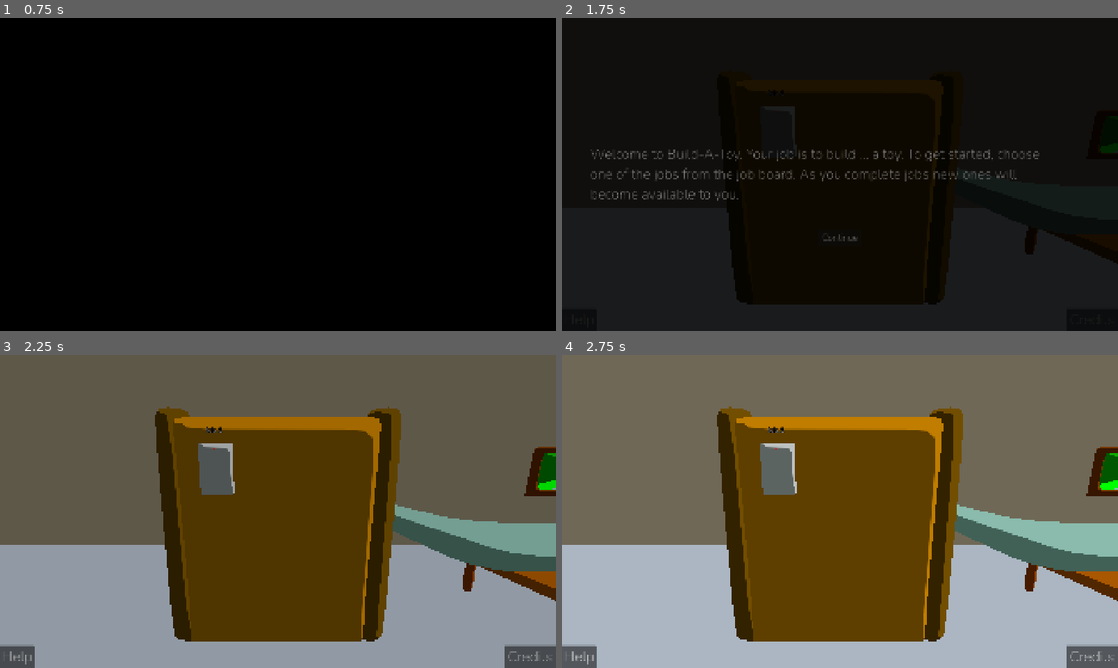
Above: before the commit, frames 1-4 (two rows, left to right).
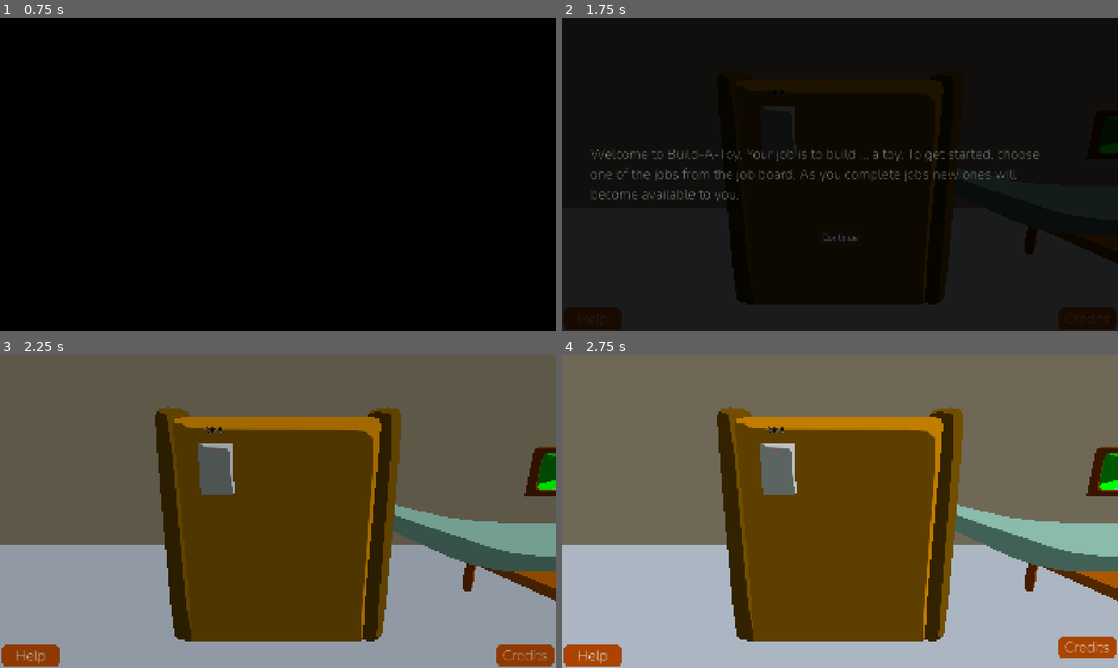
Above: after the commit, the same moments.

Repository: VanceOD/assembly-line
Game: Godot game, scene res://spaces/work_shop/work_shop.tscn
Two runs of this game, one before a commit and one after it. Both use one fixed random seed, a clock stepped at 60 frames per second and the inputs below.
Inputs:
- Up to frame 1 (0.75 s): click "Help" at 0.5 s
- Up to frame 2 (1.75 s): click "Credits" at 1.25 s
- Up to frame 3 (2.25 s): click "Continue" at 2 s
- Up to frame 4 (2.75 s): no input

Frame 1 is identical in both runs. In frame 2, 0.5% of the frame differs, in the area x 0-100%, y 92-100%; in frame 3, 1.6%; in frame 4, 1.8%, in the area x 0-100%, y 90-100%.

Commit message:
buttons more noticeable

Diff:
--- /dev/null
+++ b/spaces/work_shop/button_icon_logic.gd
@@ -0,0 +1,41 @@
+extends Button
+
+const BUTTON_PRESSED_ICON = preload("uid://cbwkdc0lwk0lq")
+const BUTTON_UNPRESSED_ICON = preload("uid://sgopj4hh4flf")
+const BUTTON_MOUSE_OVER_ICON = preload("uid://baxbuyqoere6l")
+
+var is_waving := false
+
+func wave(amount := 2) -> void:
+	if is_waving: return
+	is_waving = true
+	var stored_position := position
+	var wave_position := position + Vector2(0.0, -30.0)
+	var tween_phase_length := 0.50
+	var tween := get_tree().create_tween().bind_node(self).set_ease(Tween.EASE_IN_OUT).set_trans(Tween.TRANS_QUAD)
+	for i in amount:
+		tween.tween_property(self, "position", wave_position, tween_phase_length)
+		tween.tween_property(self, "position", stored_position, tween_phase_length)
+	tween.tween_property(self, "is_waving", false, 0)
+
+func _ready() -> void:
+	icon = BUTTON_UNPRESSED_ICON
+	icon_alignment = HORIZONTAL_ALIGNMENT_CENTER
+	flat = true
+	button_down.connect(_on_button_down)
+	button_up.connect(_on_button_up)
+	mouse_entered.connect(_on_mouse_entered)
+	mouse_exited.connect(_on_mouse_exited)
+
+func _on_button_down() -> void:
+	icon = BUTTON_PRESSED_ICON
+
+func _on_button_up() -> void:
+	icon = BUTTON_UNPRESSED_ICON
+
+func _on_mouse_entered() -> void:
+	icon = BUTTON_MOUSE_OVER_ICON
+
+func _on_mouse_exited() -> void:
+	if icon == BUTTON_MOUSE_OVER_ICON:
+		icon = BUTTON_UNPRESSED_ICON
--- /dev/null
+++ b/spaces/work_shop/button_mouse_over_icon.svg
@@ -0,0 +1,27 @@
+<?xml version="1.0" encoding="UTF-8" standalone="no"?>
+<!-- Created with Inkscape (http://www.inkscape.org/) -->
+
+<svg
+   width="117.32647"
+   height="43.290489"
+   viewBox="0 0 117.32647 43.290489"
+   version="1.1"
+   id="svg1"
+   xmlns="http://www.w3.org/2000/svg"
+   xmlns:svg="http://www.w3.org/2000/svg">
+  <defs
+     id="defs1" />
+  <g
+     id="layer1"
+     transform="translate(-1.6452442,-43.084831)">
+    <rect
+       style="fill:#ff6600;stroke:none;stroke-linecap:round"
+       id="rect1"
+       width="117.32648"
+       height="43.290489"
+       x="1.6452442"
+       y="43.084831"
+       rx="10.737383"
+       ry="20.37207" />
+  </g>
+</svg>
--- /dev/null
+++ b/spaces/work_shop/button_pressed_icon.svg
@@ -0,0 +1,27 @@
+<?xml version="1.0" encoding="UTF-8" standalone="no"?>
+<!-- Created with Inkscape (http://www.inkscape.org/) -->
+
+<svg
+   width="117.32647"
+   height="43.290489"
+   viewBox="0 0 117.32647 43.290489"
+   version="1.1"
+   id="svg1"
+   xmlns="http://www.w3.org/2000/svg"
+   xmlns:svg="http://www.w3.org/2000/svg">
+  <defs
+     id="defs1" />
+  <g
+     id="layer1"
+     transform="translate(-1.6452442,-43.084831)">
+    <rect
+       style="fill:#803300;stroke:none;stroke-linecap:round"
+       id="rect1"
+       width="117.32648"
+       height="43.290489"
+       x="1.6452442"
+       y="43.084831"
+       rx="10.737383"
+       ry="20.37207" />
+  </g>
+</svg>
--- /dev/null
+++ b/spaces/work_shop/button_unpressed_icon.svg
@@ -0,0 +1,27 @@
+<?xml version="1.0" encoding="UTF-8" standalone="no"?>
+<!-- Created with Inkscape (http://www.inkscape.org/) -->
+
+<svg
+   width="117.32647"
+   height="43.290489"
+   viewBox="0 0 117.32647 43.290489"
+   version="1.1"
+   id="svg1"
+   xmlns="http://www.w3.org/2000/svg"
+   xmlns:svg="http://www.w3.org/2000/svg">
+  <defs
+     id="defs1" />
+  <g
+     id="layer1"
+     transform="translate(-1.6452442,-43.084831)">
+    <rect
+       style="fill:#aa4400;stroke:none;stroke-linecap:round"
+       id="rect1"
+       width="117.32648"
+       height="43.290489"
+       x="1.6452442"
+       y="43.084831"
+       rx="10.737383"
+       ry="20.37207" />
+  </g>
+</svg>
--- a/spaces/work_shop/screen_fade.gd
+++ b/spaces/work_shop/screen_fade.gd
@@ -1,8 +1,11 @@
 extends ColorRect
 
+func _ready() -> void:
+	visible = true
 
 func fade_in():
 	var tween = get_tree().create_tween().bind_node(self)
+	visible = true
 	tween.tween_property(self, "modulate", Color(0.0, 0.0, 0.0, 0.0), 1.50)
 	tween.tween_property(self, "visible", false, 0.0)
 
--- a/spaces/work_shop/work_shop.gd
+++ b/spaces/work_shop/work_shop.gd
@@ -21,6 +21,7 @@
 var machine_reward = "dud"
 var job_to_unlock = "job_1"
 var is_help_pressed := false
+var hint_timer := 10.0
 
 var data := {
 	"unlocked_jobs": ["job_1"]
@@ -68,8 +69,10 @@
 	$ScreenFade.fade_in()
 	await get_tree().create_timer(0.40).timeout
 	$BackgroundMusic.play()
-
-func _physics_process(_delta: float) -> void:
+	await get_tree().create_timer(0.80).timeout
+	$Credits.wave()
+
+func _physics_process(delta: float) -> void:
 	match state:
 		State.CHOOSING_JOB:
 			if requested_state == State.ASSEMBLY_LINE:
@@ -77,50 +80,87 @@
 				$CameraPivot.move_to_marker($AssemblyLineFocalPoint)
 				$AssemblyLine.reset_assembly_line()
 				$BackButton.visible = true
+				$BackButton.text = "Home"
 				$Credits.visible = false
+				if data.get("unlocked_jobs").has("job_2"):
+					hint_timer = 100.0
+				else:
+					hint_timer = 10.0
 				return
 			if is_help_pressed == true:
 				add_child(JOB_TUTORIAL.instantiate())
 				is_help_pressed = false
 				return
+			if hint_timer > 0.0:
+				hint_timer -= delta
+			else:
+				hint_timer = 100.0
+				$HelpButton.wave()
 		State.ASSEMBLY_LINE:
 			if requested_state == State.CIRCUIT_BOARD:
 				state = requested_state
 				$CameraPivot.move_to_marker($CircuitBoardFocalPoint)
+				if data.get("unlocked_jobs").has("job_2"):
+					hint_timer = 100.0
+				else:
+					hint_timer = 10.0
 				return
 			if is_help_pressed == true:
 				add_child(ASSEMBLY_LINE_TUTORIAL.instantiate())
 				is_help_pressed = false
 				return
 			if requested_state == State.CHOOSING_JOB: return_to_job_board()
+			if hint_timer > 0.0:
+				hint_timer -= delta
+			else:
+				hint_timer = 100.0
+				$HelpButton.wave()
 		State.CIRCUIT_BOARD:
 			if requested_state == State.CODE_BOX:
 				state = requested_state
 				$CameraPivot.move_to_marker($CodeBoxFocalPoint)
+				if data.get("unlocked_jobs").has("job_2"):
+					hint_timer = 100.0
+				else:
+					hint_timer = 10.0
 				return
 			if is_help_pressed == true:
 				add_child(CIRCUIT_TUTORIAL.instantiate())
 				is_help_pressed = false
 				return
 			if requested_state == State.CHOOSING_JOB: return_to_job_board()
+			if hint_timer > 0.0:
+				hint_timer -= delta
+			else:
+				hint_timer = 100.0
+				$HelpButton.wave()
 		State.CODE_BOX:
 			if requested_state == State.INSPECTING_PRODUCT:
 				state = requested_state
 				$CameraPivot.move_to_marker($InspectionFocalPoint)
+				$BackButton.text = "Next"
 				await get_tree().create_timer(2.0).timeout
 				$InventionDispenser.activate(machine_reward)
+				if data.get("unlocked_jobs").has("job_2"):
+					hint_timer = 100.0
+				else:
+					hint_timer = 5.0
+					await get_tree().create_timer(2.0).timeout
+					$BackButton.wave(3)
 				return
 			if is_help_pressed == true:
 				add_child(CODING_TUTORIAL.instantiate())
 				is_help_pressed = false
 				return
 			if requested_state == State.CHOOSING_JOB: return_to_job_board()
+			if hint_timer > 0.0:
+				hint_timer -= delta
+			else:
+				hint_timer = 100.0
+				$HelpButton.wave()
 		State.INSPECTING_PRODUCT:
 			if requested_state == State.CHOOSING_JOB:
 				return_to_job_board()
-				#$BackButton.visible = false
-				#state = requested_state
-				#$CameraPivot.move_to_marker($JobBoardFocalPoint, Vector3(0.0, 0.0, 0.0))
 				$JobBoard.unlock_job(job_to_unlock)
 				var my_jobs = data["unlocked_jobs"] as Array
 				if not my_jobs.has(job_to_unlock):
@@ -132,6 +172,13 @@
 				add_child(INSPECTION_TABLE_TUTORIAL.instantiate())
 				is_help_pressed = false
 				return
+			if hint_timer > 0.0:
+				hint_timer -= delta
+			else:
+				hint_timer = 100.0
+				$HelpButton.wave()
+				await get_tree().create_timer(2.0).timeout
+				$BackButton.wave(3)
 
 func _on_job_board_job_selected(job_name: Variant) -> void:
 	if state != State.CHOOSING_JOB: return
--- a/spaces/work_shop/work_shop.tscn
+++ b/spaces/work_shop/work_shop.tscn
@@ -25,6 +25,7 @@
 [ext_resource type="PackedScene" uid="uid://ddenn1p3xm7al" path="res://spaces/work_shop/workshop.glb" id="18_vj70h"]
 [ext_resource type="Script" uid="uid://duf8or145al8t" path="res://spaces/work_shop/screen_fade.gd" id="23_jowo3"]
 [ext_resource type="AudioStream" uid="uid://bpeky7isvsxai" path="res://spaces/work_shop/on_the_farm.ogg" id="24_51gcg"]
+[ext_resource type="Script" uid="uid://b2l0pb532f30g" path="res://spaces/work_shop/button_icon_logic.gd" id="24_lsktb"]
 [ext_resource type="AudioStream" uid="uid://bltsvnjmx6qn6" path="res://spaces/work_shop/welcome_to_towballs_crossing.mp3" id="25_um3wf"]
 [ext_resource type="AudioStream" uid="uid://b8yqi1j3tauyi" path="res://spaces/work_shop/snowed_in.mp3" id="26_ssjgg"]
 
@@ -226,6 +227,7 @@
 theme_override_fonts/font = ExtResource("17_ssjgg")
 theme_override_font_sizes/font_size = 50
 text = "Back"
+script = ExtResource("24_lsktb")
 
 [node name="HelpButton" type="Button" parent="." unique_id=1753488950]
 anchors_preset = 2
@@ -237,6 +239,7 @@
 theme_override_fonts/font = ExtResource("17_ssjgg")
 theme_override_font_sizes/font_size = 50
 text = "Help"
+script = ExtResource("24_lsktb")
 
 [node name="Credits" type="Button" parent="." unique_id=1105151145]
 anchors_preset = 3
@@ -251,6 +254,7 @@
 theme_override_fonts/font = ExtResource("17_ssjgg")
 theme_override_font_sizes/font_size = 50
 text = "Credits"
+script = ExtResource("24_lsktb")
 
 [node name="WorkshopStaticBody" type="StaticBody3D" parent="." unique_id=974119961]
 transform = Transform3D(1, 0, 0, 0, 1, 0, 0, 0, 1, 2.9847393, -0.16990739, 0)
@@ -293,6 +297,7 @@
 shape = SubResource("BoxShape3D_51gcg")
 
 [node name="ScreenFade" type="ColorRect" parent="." unique_id=1450022706]
+visible = false
 z_index = 10
 offset_left = -1156.0
 offset_top = -794.0
--- a/ui/tutorial/inspection_table_tutorial.tscn
+++ b/ui/tutorial/inspection_table_tutorial.tscn
@@ -28,7 +28,7 @@
 theme_override_font_sizes/font_size = 48
 text = "This is the inspection table. You can inspect the toys you've made and
 play with them a little (hint: try tapping on the toys). Once you've
-had your fun and made sure the toy works, click the BACK button
+had your fun and made sure the toy works, click the NEXT button
 on the bottom right to check for more jobs.
 
 I know what you must be thinking right now. Why does a simple toy
Not shown, added: spaces/work_shop/button_icon_logic.gd.uid
Not shown, added: spaces/work_shop/button_mouse_over_icon.svg.import
Not shown, added: spaces/work_shop/button_pressed_icon.svg.import
Not shown, added: spaces/work_shop/button_unpressed_icon.svg.import
Not shown, changed: README.md
